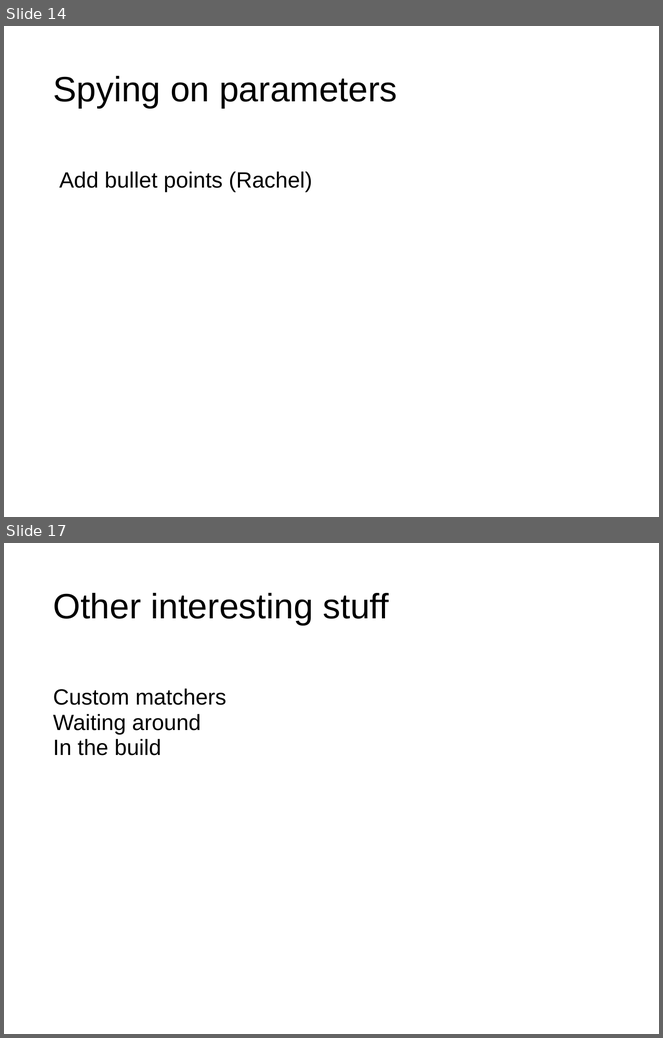
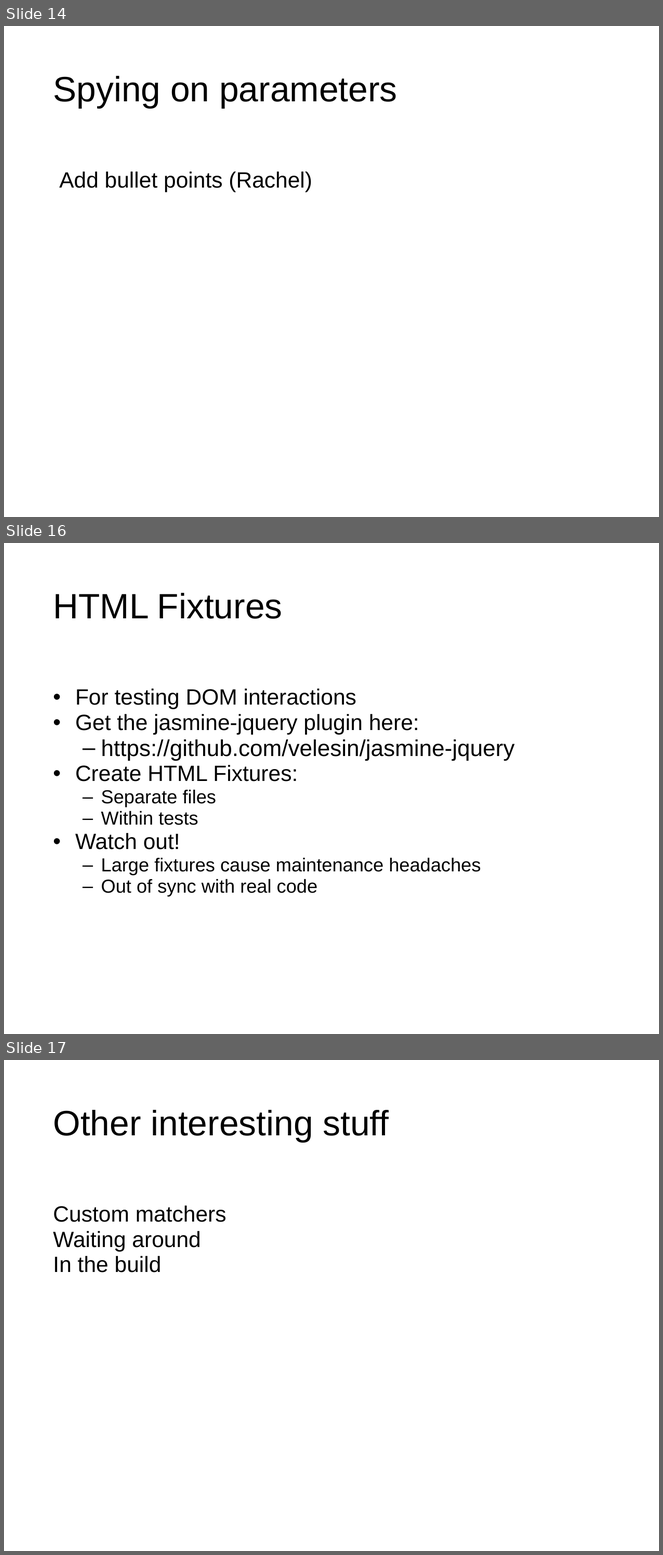
Before and after one commit to jomontanari/JasmineBowlingGame, a slide deck: TestingJavaScript_with_Jasmine.ppt. Shown one above the other, each under a label of ours: slides 14 and 17 before the commit, slides 14, 16 and 17 after it; the slides between them are not shown. The pictures are 663x1038 and 663x1555 pixels, drawn with LibreOffice and Linux fonts; fonts in the diff are those of the drawing. Boxes give left, top, right and bottom in pixels: in the first picture for what was removed or moved away, otherwise in the second. Text is boxed around its words. In the diff, an @@ line names an element or a change of style, - is before the commit and + after.

Commit message:
Updated slides

```diff
--- a/TestingJavaScript_with_Jasmine.ppt
+++ b/TestingJavaScript_with_Jasmine.ppt
@@ slide 16 added at (x1=4, y1=543, x2=659, y2=1034), background #FFFFFF @@
@@ title added at (x1=53, y1=593, x2=283, y2=619), 43 pt, text #000000 @@
+HTML Fixtures
@@ text added at (x1=75, y1=689, x2=515, y2=897), 27 pt, text #000000 @@
+• For testing DOM interactions
+• Get the jasmine-jquery plugin here:
+  – https://github.com/velesin/jasmine-jquery
+• Create HTML Fixtures:
+  – Separate files
+  – Within tests
+• Watch out!
+  – Large fixtures cause maintenance headaches
+  – Out of sync with real code
```
Also in this commit, not shown: 1 slide changed, 1 slide removed, 1 other file.
